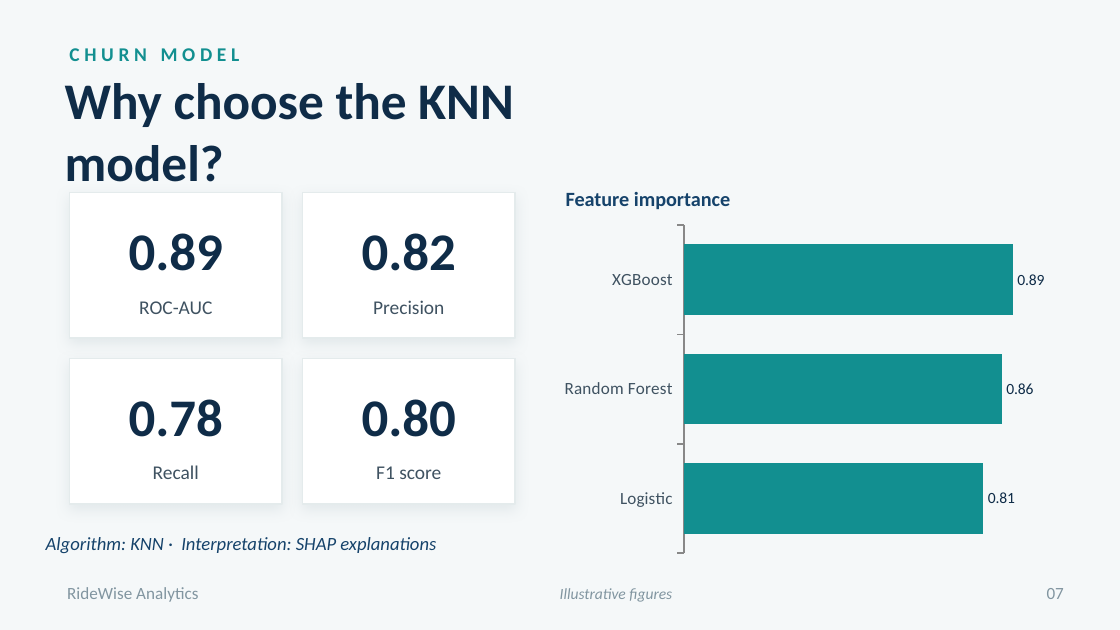
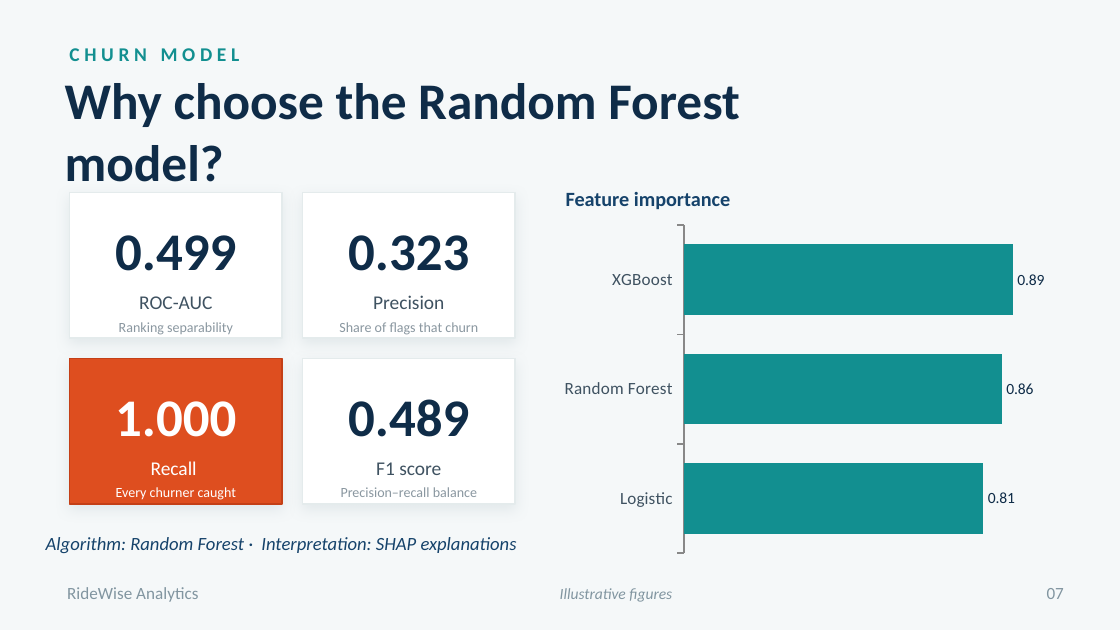
Before and after one commit to Queentutsi/RideWise-Project, a slide deck: slide 24 of Data/RideWise Churn Probabbility.pptx (slide 25 before the commit). Drawn at 1120x630 pixels with LibreOffice and Linux fonts; fonts in the diff are those of the drawing; background and template pictures are left out. Boxes give left, top, right and bottom in pixels: in the first picture for what was removed or moved away, otherwise in the second. Text is boxed around its words. In the diff, an @@ line names an element or a change of style, - is before the commit and + after.

Commit message:
8 models, SHAP issues, Mutual_Information Wins

```diff
--- a/Data/RideWise Churn Probabbility.pptx
+++ b/Data/RideWise Churn Probabbility.pptx
@@ title at (x1=65, y1=83, x2=740, y2=182): text changed @@
-Why choose the KNN model?
+Why choose the Random Forest model?
@@ text at (x1=115, y1=235, x2=236, y2=271): text changed @@
-0.89
+0.499
@@ text at (x1=348, y1=235, x2=469, y2=271): text changed @@
-0.82
+0.323
@@ text at (x1=119, y1=322, x2=233, y2=335): paragraph added @@
+Ranking separability
@@ text at (x1=339, y1=322, x2=478, y2=335): paragraph added @@
+Share of flags that churn
@@ rectangle at (x1=69, y1=358, x2=282, y2=504): fill #FFFFFF to #DE4E1F; outline #E4EBEC 1 pt to #C43F16 1 pt @@
@@ text at (x1=115, y1=401, x2=236, y2=437): text changed; text colour #0F2C48 to #FFFFFF @@
-0.78
+1.000
@@ text at (x1=348, y1=399, x2=469, y2=437): text changed @@
-0.80
+0.489
@@ text at (x1=151, y1=461, x2=197, y2=475): text colour #3F5261 to #FFFFFF in "Recall" @@
@@ text at (x1=116, y1=487, x2=236, y2=500): paragraph added @@
+Every churner caught
@@ text at (x1=341, y1=487, x2=477, y2=497): paragraph added @@
+Precision–recall balance
@@ text at (x1=46, y1=537, x2=517, y2=553): text changed @@
-Algorithm: KNN · Interpretation: SHAP explanations
+Algorithm: Random Forest · Interpretation: SHAP explanations
```
Also in this commit, not shown: 1 other slide changed, 2 slides added, 13 other files.
